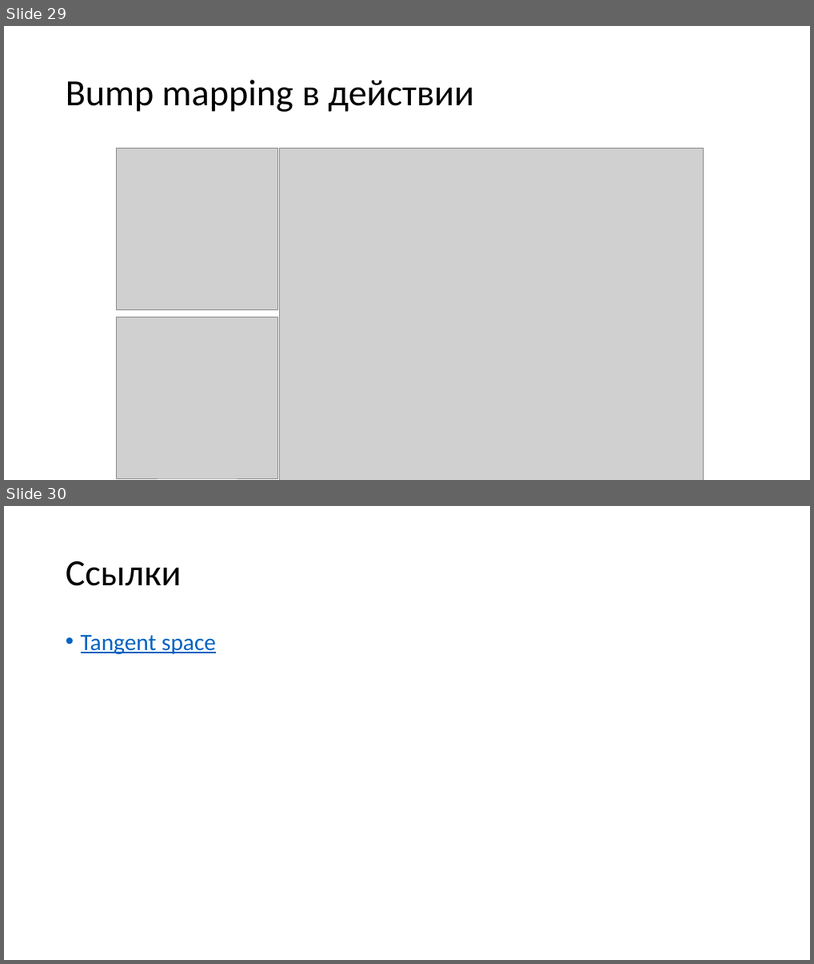
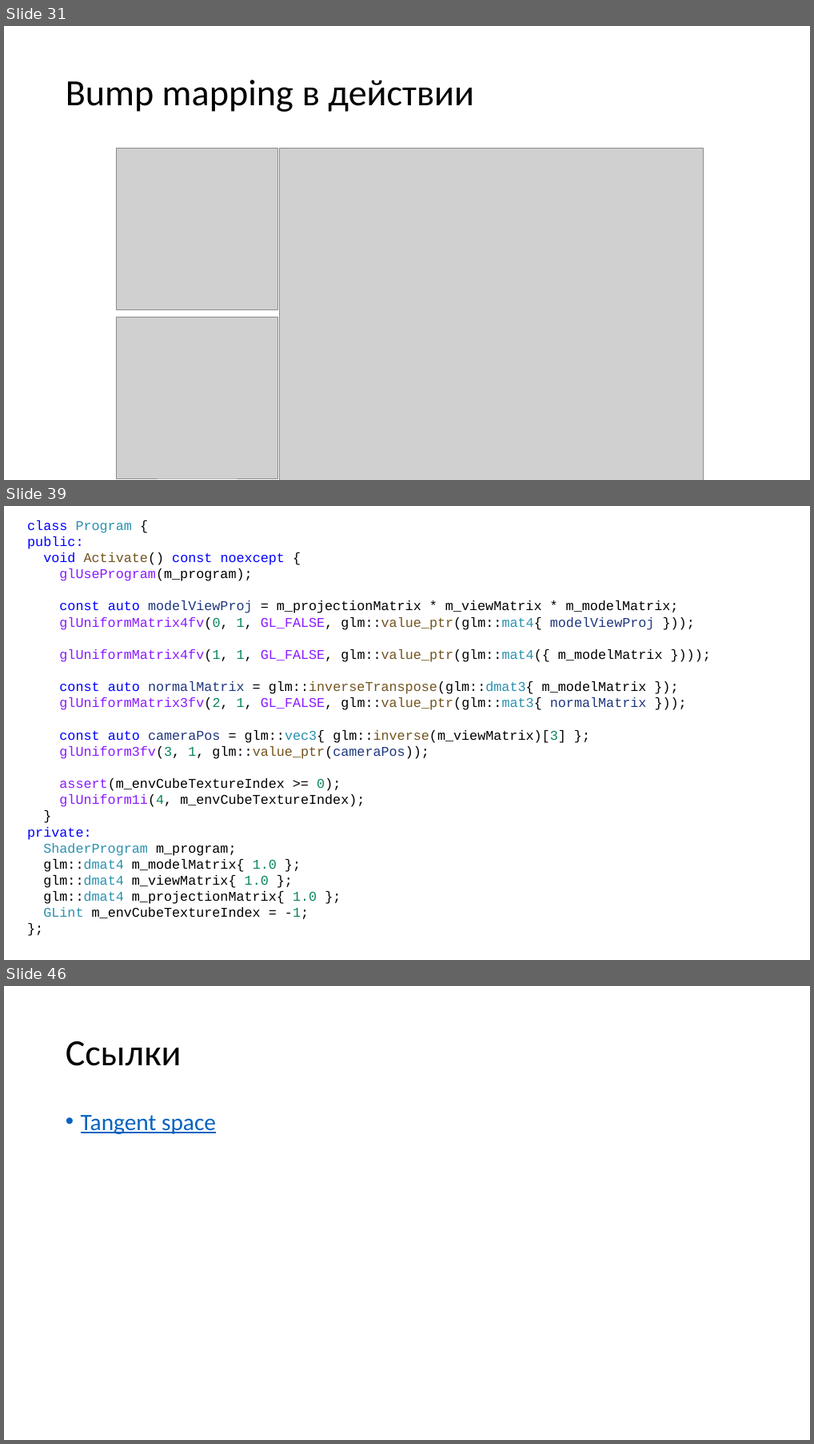
Before and after one commit to alexey-malov/cg-course, a slide deck: lectures/08 - Практическое использование шейдеров.pptx. Shown one above the other, each under a label of ours: slides 29 and 30 before the commit, slides 31, 39 and 46 after it; the slides between them are not shown. The pictures are 814x964 and 814x1444 pixels, drawn with LibreOffice and Linux fonts; fonts in the diff are those of the drawing; grey boxes stand for pictures. Boxes give left, top, right and bottom in pixels: in the first picture for what was removed or moved away, otherwise in the second. Text is boxed around its words. In the diff, an @@ line names an element or a change of style, - is before the commit and + after.

Commit message:
Добавил пример с lighting models

```diff
--- a/lectures/08 - Практическое использование шейдеров.pptx
+++ b/lectures/08 - Практическое использование шейдеров.pptx
@@ slide 39 added at (4,506,810,960), background #FFFFFF @@
@@ text added at (27,520,679,919), 16 pt, text #000000 @@
+class Program {
+public:
+void Activate() const noexcept {
+glUseProgram(m_program);
+const auto modelViewProj = m_projectionMatrix * m_viewMatrix * m_modelMatrix;
+glUniformMatrix4fv(0, 1, GL_FALSE, glm::value_ptr(glm::mat4{ modelViewProj }));
+glUniformMatrix4fv(1, 1, GL_FALSE, glm::value_ptr(glm::mat4({ m_modelMatrix })));
+const auto normalMatrix = glm::inverseTranspose(glm::dmat3{ m_modelMatrix });
+glUniformMatrix3fv(2, 1, GL_FALSE, glm::value_ptr(glm::mat3{ normalMatrix }));
+const auto cameraPos = glm::vec3{ glm::inverse(m_viewMatrix)[3] };
+glUniform3fv(3, 1, glm::value_ptr(cameraPos));
+assert(m_envCubeTextureIndex >= 0);
+glUniform1i(4, m_envCubeTextureIndex);
+}
+private:
+ShaderProgram m_program;
+glm::dmat4 m_modelMatrix{ 1.0 };
+glm::dmat4 m_viewMatrix{ 1.0 };
+glm::dmat4 m_projectionMatrix{ 1.0 };
+GLint m_envCubeTextureIndex = -1;
+};
@@ what was slide 29 is now slide 31 @@
@@ what was slide 30 is now slide 46 @@
```
Also in this commit, not shown: 11 slides changed, 15 other slides added, 22 other files.
